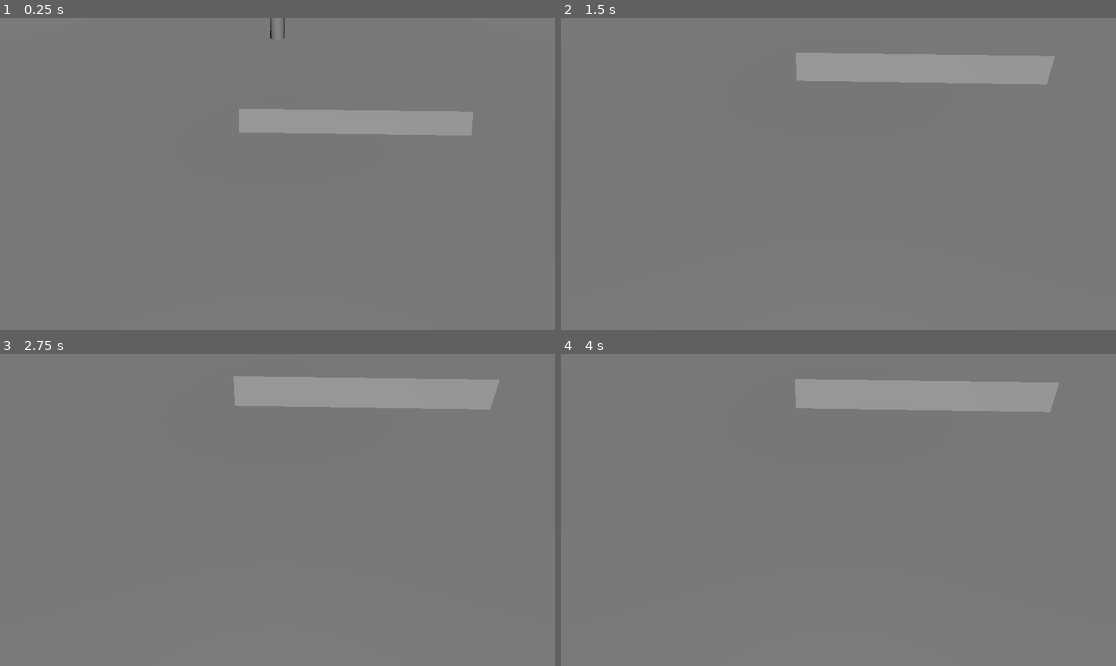
Above: before the commit, frames 1-4 (two rows, left to right).
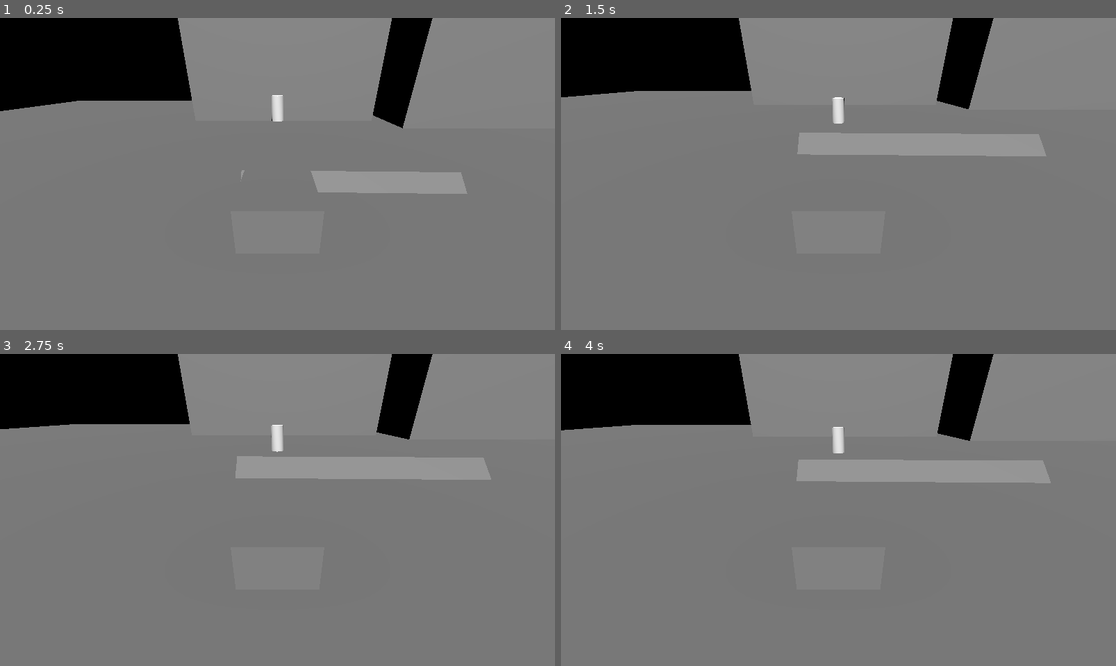
Above: after the commit, the same moments.

Repository: 45DegreeAngl/Monster-Sleeping-Monster
Game: Godot game, scene res://debug.tscn
Two runs of this game, one before a commit and one after it. Both use one fixed random seed, a clock stepped at 60 frames per second and the inputs below. The project has no main scene, so this scene is started directly.
Inputs (mouse positions are in pixels of both pictures, inside the frame that each line leads up to):
- Up to frame 1 (0.25 s): no input
- Up to frame 2 (1.5 s): tap Enter (Enter) at 0.5 s; move the mouse to (960, 158) at 0.52 s; hold Right (Right) 0.53-1.28 s; tap 0 (0) at 0.6 s; click (960, 158) at 0.67 s; tap 1 (1) at 0.8, 1.35 s; tap Space (Space) at 1.25 s; move the mouse to (727, 189) at 1.27 s; hold Backspace (Backspace) from 1.28 s (still down)
- Up to frame 3 (2.75 s): tap 2 (2) at 1.55, 2.1 s; move the mouse to (333, 441) at 2.02 s; release Backspace (Backspace) at 2.03 s; hold Right (Right) from 2.03 s (still down); tap 3 (3) at 2.3 s
- Up to frame 4 (4 s): tap Enter (Enter) at 2.75 s; move the mouse to (810, 572) at 2.77 s; release Right (Right) at 2.78 s; hold Page Up (Page Up) 2.78-3.53 s; tap 3 (3) at 2.85 s; click (810, 572) at 2.92 s; tap 4 (4) at 3.05, 3.6 s; tap Space (Space) at 3.5 s; move the mouse to (1005, 556) at 3.52 s; hold Left (Left) from 3.53 s (still down); tap 5 (5) at 3.8 s

The runs differ from the first frame. In frame 1, 15% of the frame differs, in the area x 0-86%, y 0-57%; in frame 2, 13%; in frame 3, 13%; in frame 4, 13%.

Commit message:
most recent

Diff:
--- /dev/null
+++ b/Globals.gd
@@ -0,0 +1,89 @@
+extends Node
+
+const colors : Array[Color] = [Color.YELLOW,Color.BLUE,Color.RED]
+@onready var cur_chosen_color : Color = colors[0]
+const multipliers : Array[float] = [1.0,0.5,0.3,1.5,2.0,3.0,4.0,5.0,7.5,10.0,15.0]
+@onready var cur_chosen_multiplier : float = multipliers[0]
+const size_variations : Array[float] = [0.3,0.5,0.7,0.9,1.0,1.2,1.4,1.6,1.8,2.0,3.0,4.0,5.0]
+@onready var points = 0
+@onready var total_time = 0
+
+func get_random_child(node:Node)->Node:
+	return node.get_child(randi()%node.get_child_count())
+
+##returns an element within the array that is random, if the holder is a dictionary, returns random key
+func get_random_element(holder):
+	if holder is Array:
+		var size = holder.size()
+		if size!=0:
+			return holder[randi_range(0,size-1)]
+	elif holder is Dictionary:
+		var keys = holder.keys()
+		var size = keys.size()
+		if size!=0:
+			return keys[randi_range(0,size-1)]
+	#if not a array or dictionary, or it doesnt contain any elements
+	return null
+
+func spawn_packed(packedScene:PackedScene)->Node:
+	return packedScene.instantiate()
+
+func load_scene(filePath:String)->Node:
+	return load(filePath).instantiate()
+
+
+func get_random_point_within_shape(collision_shape : CollisionShape3D) -> Vector3:
+	var points = []
+
+	if collision_shape.shape is BoxShape3D:
+		points = get_points_in_box(collision_shape.shape)
+	elif collision_shape.shape is SphereShape3D:
+		points = get_points_in_sphere(collision_shape.shape)
+	elif collision_shape.shape is CapsuleShape3D:
+		points = get_points_in_capsule(collision_shape.shape)
+	else:
+		return Vector3.ZERO  # Return a default value if shape is not supported
+
+	return points[randi() % points.size()]
+
+func get_points_in_box(box_shape : BoxShape3D) -> Array:
+	var points = []
+	var min = -box_shape.extents
+	var max = box_shape.extents
+
+	for i in range(1000):  # Generate a set of random points
+		var point = Vector3(randf_range(min.x, max.x), randf_range(min.y, max.y), randf_range(min.z, max.z))
+		points.append(point)
+
+	return points
+
+func get_points_in_sphere(sphere_shape : SphereShape3D) -> Array:
+	var points = []
+	var radius = sphere_shape.radius
+
+	for i in range(1000):  # Generate a set of random points
+		var theta = randf() * TAU
+		var phi = acos(2.0 * randf() - 1.0)
+		var r = pow(randf(),1/3) * radius  # Cube root for uniform distribution
+		var point = Vector3(r * sin(phi) * cos(theta), r * sin(phi) * sin(theta), r * cos(phi))
+		points.append(point)
+
+	return points
+
+func get_points_in_capsule(capsule_shape : CapsuleShape3D) -> Array:
+	var points = []
+	var radius = capsule_shape.radius
+	var height = capsule_shape.height
+
+	for i in range(1000):  # Generate a set of random points
+		var theta = randf() * TAU
+		var r = sqrt(randf()) * radius  # Square root for uniform distribution on disc
+		var x = r * cos(theta)
+		var y = r * sin(theta)
+		var z = randf_range(-height / 2, height / 2)  # Random point along the height
+		if randi() % 2 == 0:
+			z += sign(z) * radius  # Adjust for the capsule ends
+		var point = Vector3(x, y, z)
+		points.append(point)
+
+	return points
--- a/cart_test.gd
+++ b/cart_test.gd
@@ -11,6 +11,7 @@
 @export var turn_speed : float = 1.5
 @export var forward_friction : float = 2
 @export var lateral_friction : float = 5
+@export var collision_vector : Vector2 = Vector2(1,2)
 
 var drifting : bool = false
 var current_turn_direction = 0
@@ -63,7 +64,7 @@
 func handle_turning(speed,delta):
 	var steer_dir := Input.get_axis("A","D")
 	if drifting:
-		if Input.is_action_just_pressed("Space"):
+		if !Input.is_action_pressed("Space"):
 			drifting = false
 		if current_turn_direction == 1: #if drifting left
 			if steer_dir<0:#turning left
@@ -110,7 +111,7 @@
 
 
 func _on_hit_box_body_entered(body: Node3D) -> void:
-	print(body.name)
+	#print(body.name)
 	if body.has_method("collateral"):
 		print("hit pedestrian")
-		body.collateral(velocity)
+		body.collateral(Vector3(velocity.x*collision_vector.x,velocity.y+collision_vector.y * sqrt(sqrt(velocity.length())),velocity.z*collision_vector.x))
--- a/cart_test.tscn
+++ b/cart_test.tscn
@@ -1,11 +1,14 @@
-[gd_scene load_steps=4 format=3 uid="uid://juon00x6o2b7"]
+[gd_scene load_steps=5 format=3 uid="uid://juon00x6o2b7"]
 
 [ext_resource type="Script" path="res://cart_test.gd" id="1_qv3xu"]
 
 [sub_resource type="SphereShape3D" id="SphereShape3D_6alws"]
 
 [sub_resource type="BoxShape3D" id="BoxShape3D_0302x"]
-size = Vector3(1.5, 1, 2)
+size = Vector3(1.5, 1.2, 2)
+
+[sub_resource type="BoxShape3D" id="BoxShape3D_o7526"]
+size = Vector3(1, 0.411133, 1)
 
 [node name="Cart Test" type="CharacterBody3D" node_paths=PackedStringArray("front_ray", "back_ray")]
 script = ExtResource("1_qv3xu")
@@ -16,7 +19,6 @@
 shape = SubResource("SphereShape3D_6alws")
 
 [node name="CSGBox3D" type="CSGBox3D" parent="."]
-visible = false
 size = Vector3(1.6, 1, 2.1)
 
 [node name="Back" type="RayCast3D" parent="CSGBox3D"]
@@ -32,4 +34,11 @@
 transform = Transform3D(1, 0, 0, 0, 1, 0, 0, 0, 1, 0, 0, -0.0194397)
 shape = SubResource("BoxShape3D_0302x")
 
+[node name="CollisionShape3D2" type="CollisionShape3D" parent="."]
+transform = Transform3D(1, 0, 0, 0, 1, 0, 0, 0, 1, 0, 0.321, 0)
+shape = SubResource("BoxShape3D_o7526")
+
+[node name="Camera3D" type="Camera3D" parent="."]
+transform = Transform3D(1, 0, 0, 0, 0.897713, 0.440582, 0, -0.440582, 0.897713, 0, 2.58966, 3.88132)
+
 [connection signal="body_entered" from="Hit box" to="." method="_on_hit_box_body_entered"]
--- a/debug.tscn
+++ b/debug.tscn
@@ -1,7 +1,6 @@
-[gd_scene load_steps=6 format=3 uid="uid://c6sejin3qwltq"]
+[gd_scene load_steps=5 format=3 uid="uid://c6sejin3qwltq"]
 
 [ext_resource type="PackedScene" uid="uid://juon00x6o2b7" path="res://cart_test.tscn" id="2_2axva"]
-[ext_resource type="Script" path="res://target camera.gd" id="2_x0ddg"]
 [ext_resource type="PackedScene" uid="uid://bpgyffvcghhe7" path="res://pedestrian.tscn" id="3_qfgf3"]
 
 [sub_resource type="Sky" id="Sky_04s2w"]
@@ -23,11 +22,6 @@
 polygon = PackedVector2Array(0, 0, 0, 1, 1, 0)
 depth = 12.73
 
-[node name="Camera3D" type="Camera3D" parent="." node_paths=PackedStringArray("target")]
-transform = Transform3D(1, 0, 0, 0, 0.780452, 0.625215, 0, -0.625215, 0.780452, 0, 7.42807, 3.10997)
-script = ExtResource("2_x0ddg")
-target = NodePath("../Cart Test")
-
 [node name="WorldEnvironment" type="WorldEnvironment" parent="."]
 environment = SubResource("Environment_8j2wb")
 
@@ -39,3 +33,13 @@
 
 [node name="Pedestrian" parent="." instance=ExtResource("3_qfgf3")]
 transform = Transform3D(1, 0, 0, 0, 1, 0, 0, 0, 1, 0, 4.20626, -13.8517)
+
+[node name="CSGBox3D2" type="CSGBox3D" parent="."]
+transform = Transform3D(1, 0, 0, 0, 1, 0, 0, 0, 1, 27.9699, 0, -36.1804)
+use_collision = true
+size = Vector3(25, 50, 30)
+
+[node name="CSGBox3D3" type="CSGBox3D" parent="."]
+transform = Transform3D(1, 0, 0, 0, 1, 0, 0, 0, 1, 0.862091, 0, -40.3879)
+use_collision = true
+size = Vector3(25, 50, 30)
--- /dev/null
+++ b/map.gd
@@ -0,0 +1,41 @@
+extends Node
+
+@onready var player_packed : PackedScene = preload("res://cart_test.tscn")
+@onready var player: Node = $Player
+@onready var player_spawns: Node = $"Player Spawns"
+@onready var hittables: Node = $Hittables
+@onready var terrain: Node = $Terrain
+@onready var buildings: Node = $Buildings
+
+func _ready() -> void:
+	process_mode = PROCESS_MODE_DISABLED
+	start()
+
+func start():
+	if player_spawns.get_child_count()<1:
+		print("No places for the player to spawn")
+		return
+
+	##choose random color to be important
+	randomize_objectives()
+	print(Globals.cur_chosen_color)
+
+	var chosen_place = Globals.get_random_child(player_spawns)
+	var player_instance = Globals.spawn_packed(player_packed)
+	player.add_child(player_instance)
+	player_instance.global_position = chosen_place.global_position
+	process_mode = PROCESS_MODE_INHERIT
+
+func randomize_objectives():
+	Globals.cur_chosen_color = Globals.get_random_element(Globals.colors)
+	Globals.cur_chosen_multiplier = Globals.get_random_element(Globals.multipliers)
+
+func _process(delta: float) -> void:
+	Globals.total_time += delta
+
+##if they hit the current color, they get bonus points, if they hit the wrong color they earn points but a lot less
+func receive_points(points,color):
+	if color == Globals.cur_chosen_color:
+		Globals.points += points * Globals.cur_chosen_multiplier
+	else:
+		Globals.points += points / max(Globals.cur_chosen_multiplier,0.01)
--- /dev/null
+++ b/map.tscn
@@ -0,0 +1,23 @@
+[gd_scene load_steps=2 format=3 uid="uid://dpt1pbxqyani4"]
+
+[ext_resource type="Script" path="res://map.gd" id="1_j0kx8"]
+
+[node name="Map" type="Node"]
+script = ExtResource("1_j0kx8")
+
+[node name="Player" type="Node" parent="."]
+
+[node name="Player Spawns" type="Node" parent="."]
+
+[node name="Marker3D" type="Marker3D" parent="Player Spawns"]
+transform = Transform3D(1, 0, 0, 0, 1, 0, 0, 0, 1, 0, 3.67084, 0)
+
+[node name="Hittables" type="Node" parent="."]
+
+[node name="Terrain" type="Node" parent="."]
+
+[node name="CSGBox3D" type="CSGBox3D" parent="Terrain"]
+use_collision = true
+size = Vector3(30, 1, 35)
+
+[node name="Buildings" type="Node" parent="."]
--- a/pedestrian.gd
+++ b/pedestrian.gd
@@ -1,12 +1,18 @@
 extends RigidBody3D
 
-signal ive_been_hit(points)
+signal ive_been_hit(points,color)
 
 var destroyed : bool = false
 @export var point_value = 100
+@export var mesh : Node3D
 
 func collateral(hit_velocity):
-	self.apply_central_force((hit_velocity+ Vector3(0,sqrt(hit_velocity.length()),0))*100 * Vector3(1,1.5,1) )
+	self.apply_central_force(hit_velocity * 100)
 	if !destroyed:
 		ive_been_hit.emit(point_value)
 		destroyed = true
+	$Timer.start()
+
+
+func _on_timer_timeout() -> void:
+	queue_free()
--- a/pedestrian.tscn
+++ b/pedestrian.tscn
@@ -1,13 +1,22 @@
-[gd_scene load_steps=3 format=3 uid="uid://bpgyffvcghhe7"]
+[gd_scene load_steps=4 format=3 uid="uid://bpgyffvcghhe7"]
 
 [ext_resource type="Script" path="res://pedestrian.gd" id="1_pwa4j"]
 
 [sub_resource type="CylinderShape3D" id="CylinderShape3D_7rdtq"]
 
-[node name="Pedestrian" type="RigidBody3D"]
+[sub_resource type="StandardMaterial3D" id="StandardMaterial3D_5hesx"]
+
+[node name="Pedestrian" type="RigidBody3D" node_paths=PackedStringArray("mesh")]
 script = ExtResource("1_pwa4j")
+mesh = NodePath("CSGCylinder3D")
 
 [node name="CollisionShape3D" type="CollisionShape3D" parent="."]
 shape = SubResource("CylinderShape3D_7rdtq")
 
 [node name="CSGCylinder3D" type="CSGCylinder3D" parent="."]
+material = SubResource("StandardMaterial3D_5hesx")
+
+[node name="Timer" type="Timer" parent="."]
+one_shot = true
+
+[connection signal="timeout" from="Timer" to="." method="_on_timer_timeout"]
--- a/project.godot
+++ b/project.godot
@@ -17,3 +17,4 @@
 [autoload]
 
 Actions="*res://Actions.gd"
+Globals="*res://Globals.gd"
--- /dev/null
+++ b/test_block.gd
@@ -0,0 +1,6 @@
+extends Node3D
+
+
+func spawn_hittable(path)->Node:
+
+	return Node.new()
--- /dev/null
+++ b/test_block.tscn
@@ -0,0 +1,22 @@
+[gd_scene load_steps=3 format=3 uid="uid://cif3eg8dji5x2"]
+
+[ext_resource type="Script" path="res://test_block.gd" id="1_wqdeu"]
+
+[sub_resource type="BoxShape3D" id="BoxShape3D_1nqp1"]
+size = Vector3(7.5, 1, 7.5)
+
+[node name="Test Block" type="Node3D"]
+script = ExtResource("1_wqdeu")
+
+[node name="Mesh" type="Node3D" parent="."]
+
+[node name="CSGBox3D" type="CSGBox3D" parent="Mesh"]
+transform = Transform3D(1, 0, 0, 0, 1, 0, 0, 0, 1, 0, -0.5, 0)
+size = Vector3(10, 1, 10)
+
+[node name="Spawn Shape" type="Node3D" parent="."]
+
+[node name="CollisionShape3D" type="CollisionShape3D" parent="Spawn Shape"]
+transform = Transform3D(1, 0, 0, 0, 1, 0, 0, 0, 1, 0, 2.5, 0)
+shape = SubResource("BoxShape3D_1nqp1")
+disabled = true
